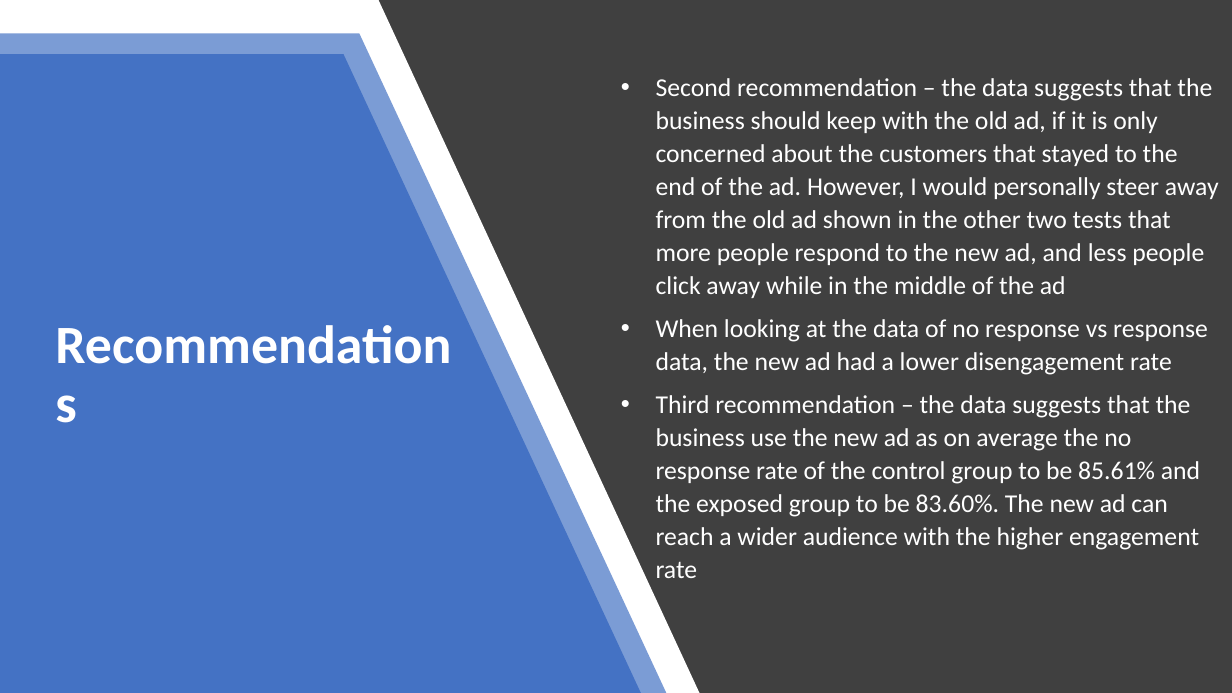
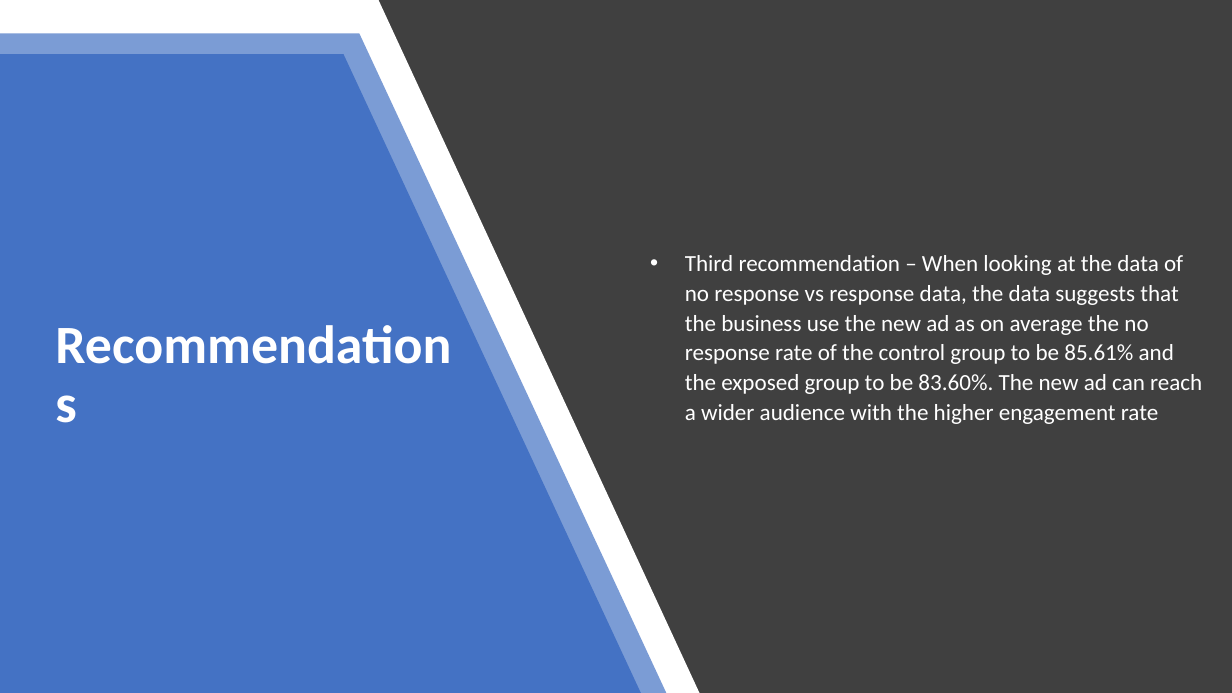
Before and after one commit to kenneykwan/Springboard, a slide deck: slide 14 of Capstone 3 - AB Testing/Reports/Capstone 3 - Ad AB Testing Final Presentation.pptx. Drawn at 1232x693 pixels with LibreOffice and Linux fonts; fonts in the diff are those of the drawing. Boxes give left, top, right and bottom in pixels: in the first picture for what was removed or moved away, otherwise in the second. Text is boxed around its words. In the diff, an @@ line names an element or a change of style, - is before the commit and + after.

```diff
--- a/Capstone 3 - AB Testing/Reports/Capstone 3 - Ad AB Testing Final Presentation.pptx
+++ b/Capstone 3 - AB Testing/Reports/Capstone 3 - Ad AB Testing Final Presentation.pptx
@@ text at box(685, 255, 1202, 424): text changed; size 20 to 18 pt @@
-• Second recommendation – the data suggests that the business should keep with the old ad, if it is only concerned about the customers that stayed to the end of the ad. However, I would personally steer away from the old ad shown in the other two tests that more people respond to the new ad, and less people click away while in the middle of the ad
-• When looking at the data of no response vs response data, the new ad had a lower disengagement rate
-• Third recommendation – the data suggests that the business use the new ad as on average the no response rate of the control group to be 85.61% and the exposed group to be 83.60%. The new ad can reach a wider audience with the higher engagement rate
+• Third recommendation – When looking at the data of no response vs response data, the data suggests that the business use the new ad as on average the no response rate of the control group to be 85.61% and the exposed group to be 83.60%. The new ad can reach a wider audience with the higher engagement rate
```
Also in this commit, not shown: 1 other slide changed, 2 other files.
